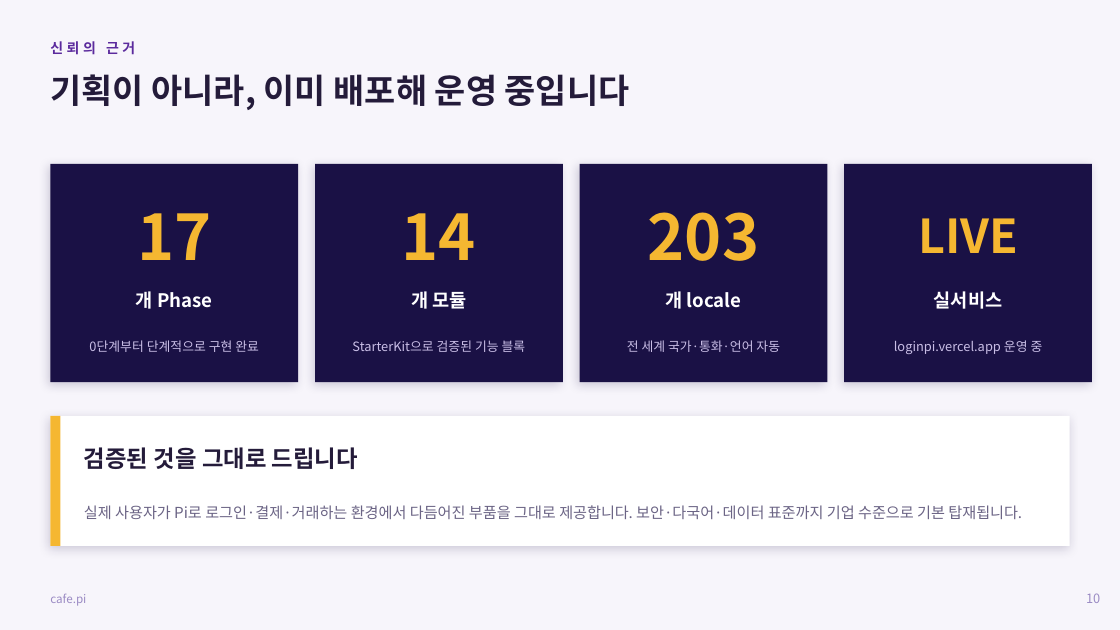
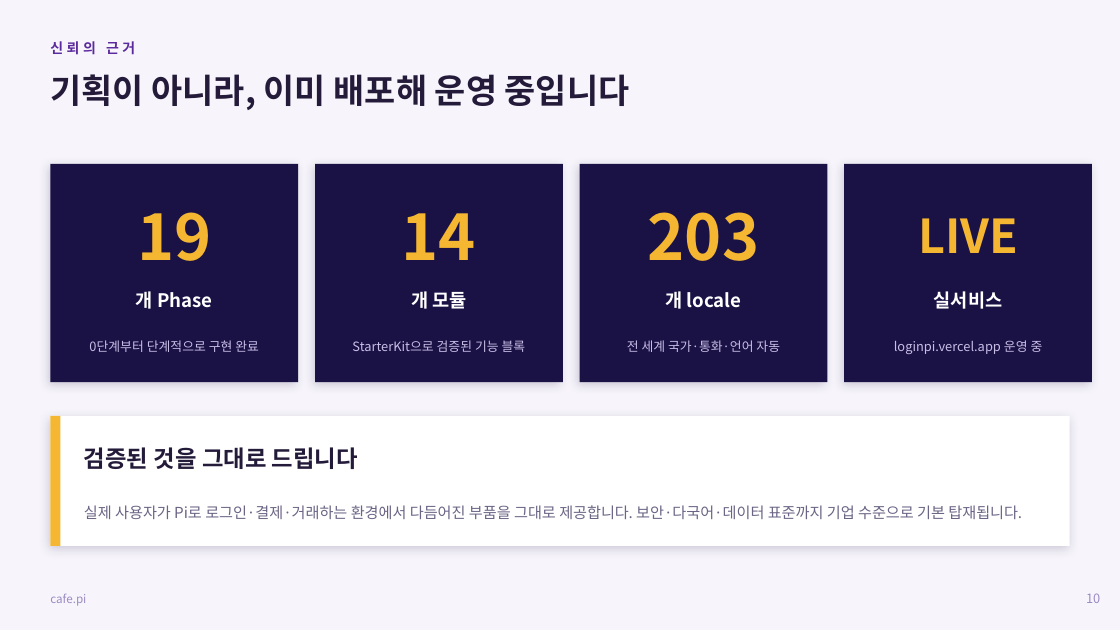
Before and after one commit to anakinwon/loginpi, a slide deck: slide 10 of docs/제품설명서_202060615.pptx. Drawn at 1120x630 pixels with LibreOffice and Linux fonts; fonts in the diff are those of the drawing. Boxes give left, top, right and bottom in pixels: in the first picture for what was removed or moved away, otherwise in the second. Text is boxed around its words. In the diff, an @@ line names an element or a change of style, - is before the commit and + after.

```diff
--- a/docs/제품설명서_202060615.pptx
+++ b/docs/제품설명서_202060615.pptx
@@ text at [137,212,211,261]: text changed @@
-17
+19
```
Also in this commit, not shown: 6 other slides changed, 2 other files.
